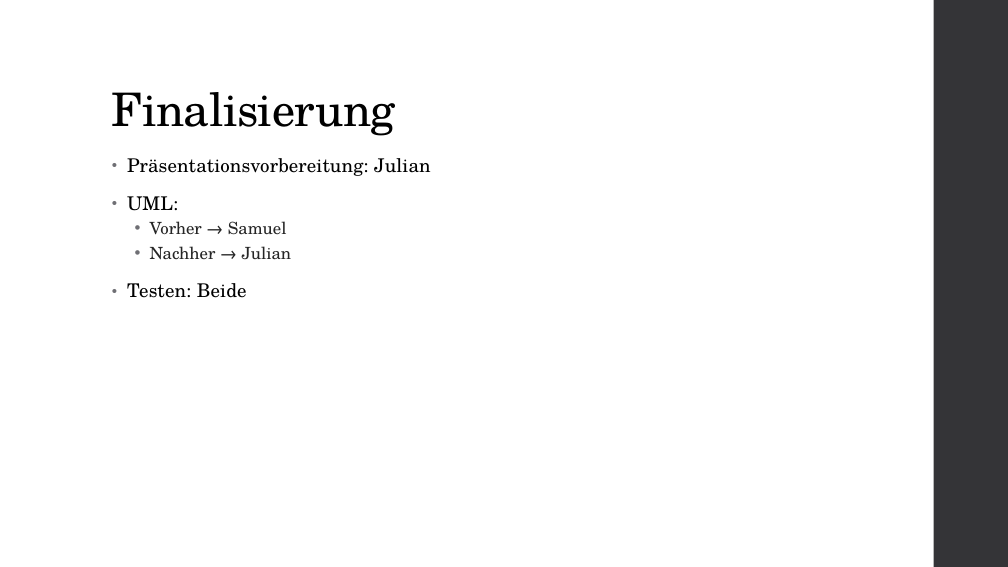
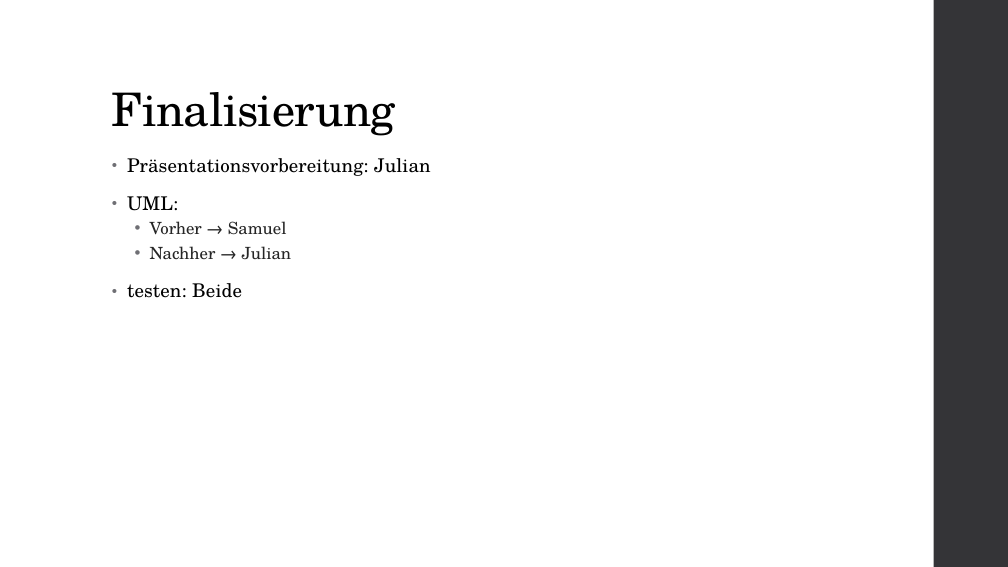
Before and after one commit to Wutze0/Mensch_Aergere_Dich_Nicht, a slide deck: slide 10 of MenschAergereDichNicht.pptx. Drawn at 1008x567 pixels with LibreOffice and Linux fonts; fonts in the diff are those of the drawing. Boxes give left, top, right and bottom in pixels: in the first picture for what was removed or moved away, otherwise in the second. Text is boxed around its words. In the diff, an @@ line names an element or a change of style, - is before the commit and + after.

```diff
--- a/MenschAergereDichNicht.pptx
+++ b/MenschAergereDichNicht.pptx
@@ text at [127, 283, 242, 298]: text changed @@
-• Testen: Beide
+• testen: Beide
```
Also in this commit, not shown: 6 other slides changed, 1 slide removed.
